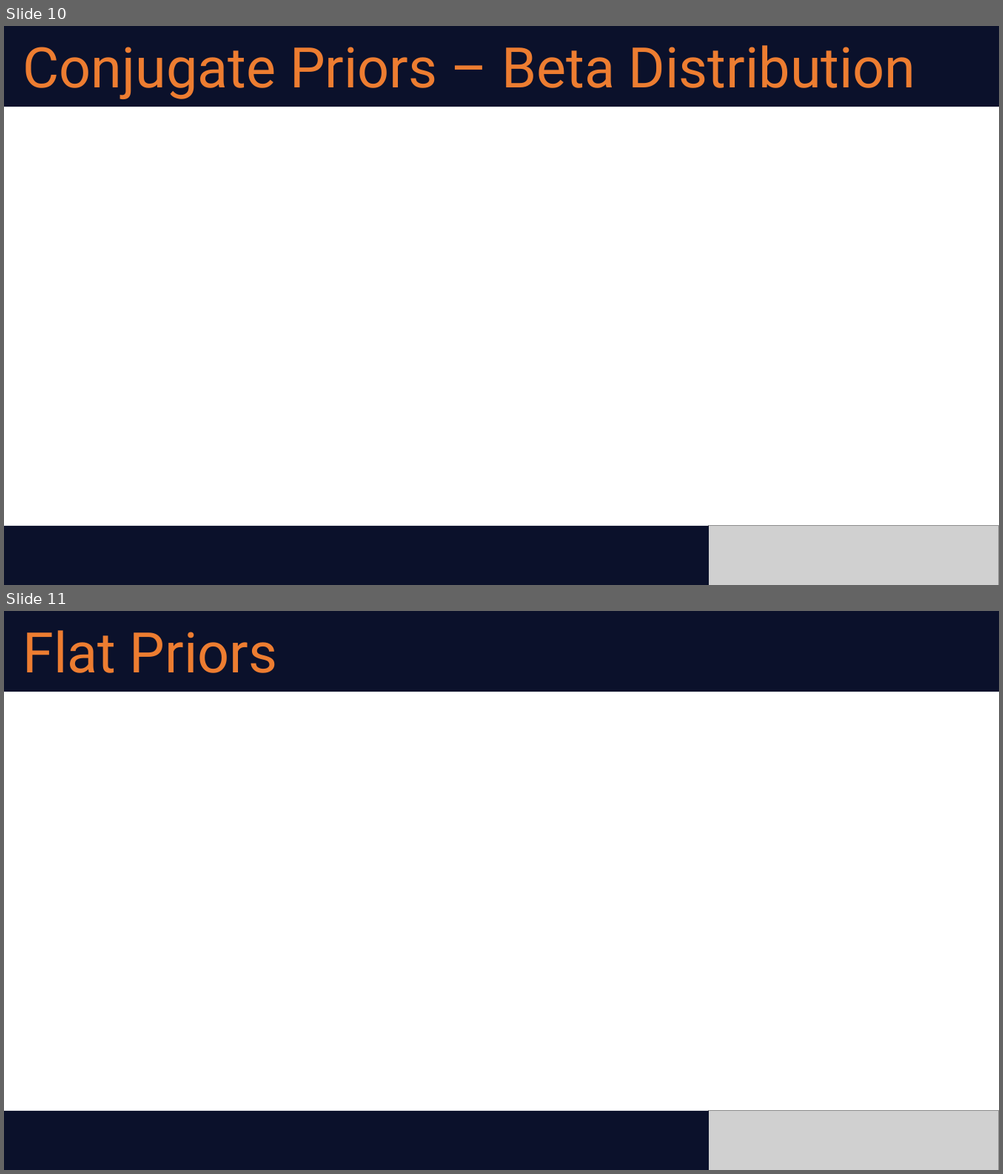
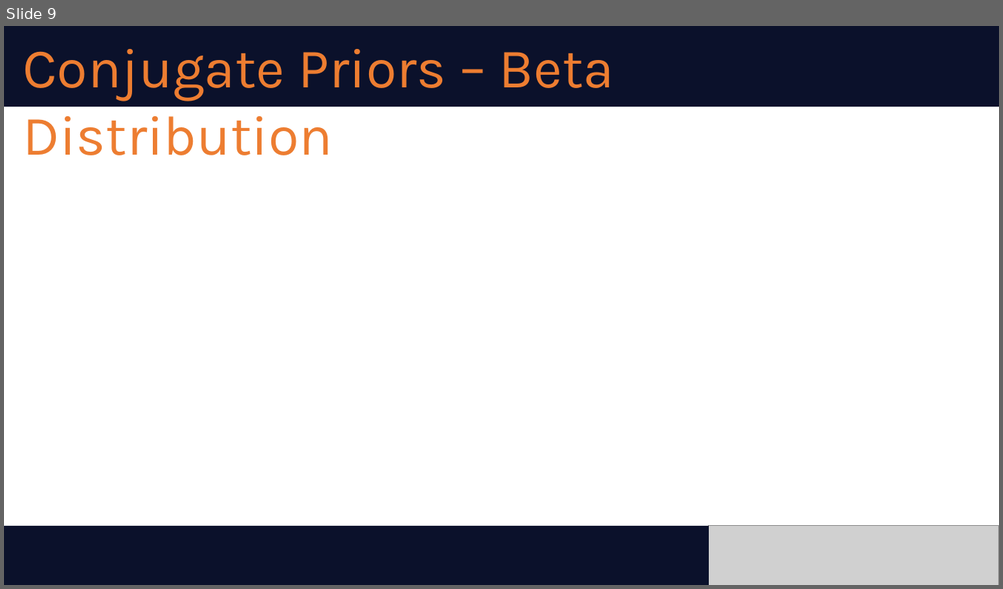
Before and after one commit to abogdan22/ds-6040, a slide deck: slides/module2.pptx. Shown one above the other, each under a label of ours: slides 10 and 11 before the commit, slide 9 after it. The pictures are 1003x1174 and 1003x589 pixels, drawn with LibreOffice and Linux fonts; fonts in the diff are those of the drawing; grey boxes stand for pictures. Boxes give left, top, right and bottom in pixels: in the first picture for what was removed or moved away, otherwise in the second. Text is boxed around its words. In the diff, an @@ line names an element or a change of style, - is before the commit and + after.

```diff
--- a/slides/module2.pptx
+++ b/slides/module2.pptx
@@ slide 11 removed at [4, 611, 999, 1170], background #FFFFFF @@
@@ rectangle removed at [4, 611, 999, 692] @@
@@ text removed at [22, 630, 277, 673] @@
-Flat Priors
@@ rectangle removed at [4, 1112, 708, 1170] @@
@@ picture removed at [708, 1112, 999, 1170] @@
@@ what was slide 10 is now slide 9 @@
@@ slide 9 changed as well @@
@@ text "Conjugate Priors – Beta Distribution" at [22, 49, 614, 156]: font Roboto to Karla @@
```
Also in this commit, not shown: 14 other slides changed, 1 slide added, 2 other slides removed, 1 other file.
